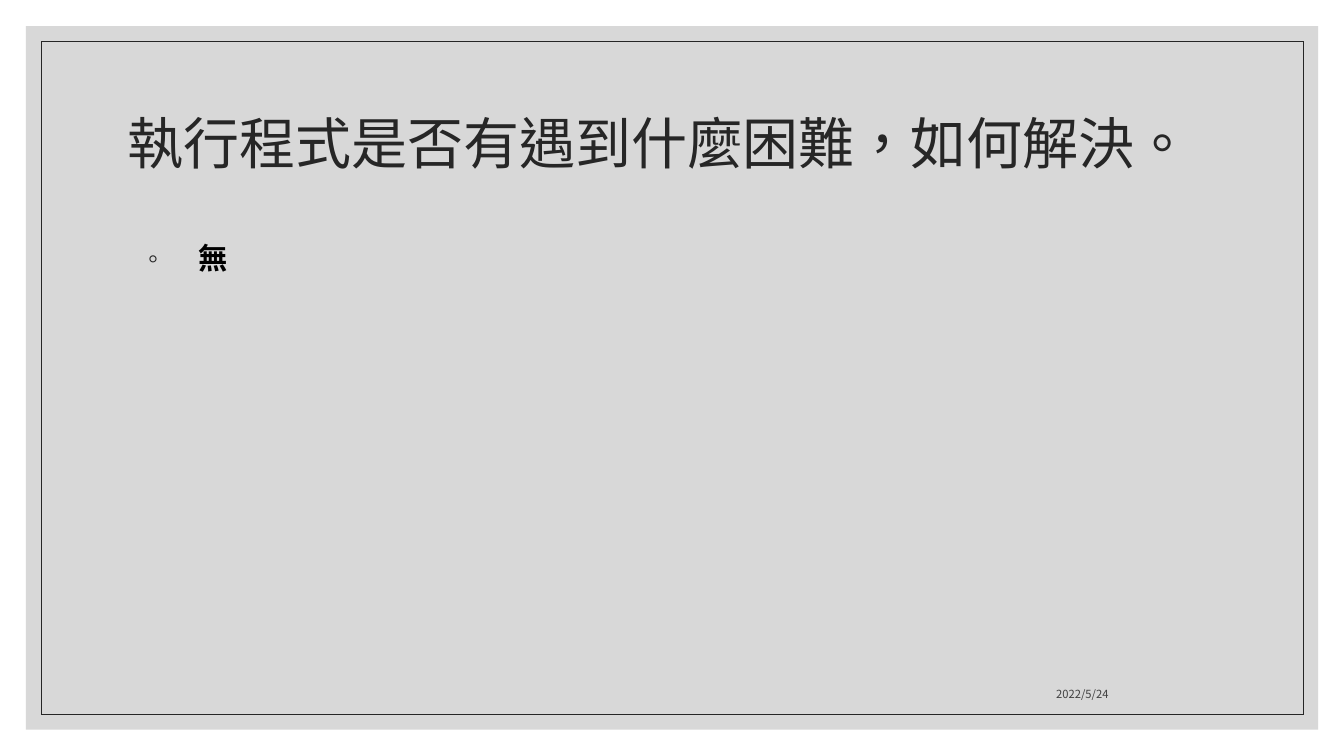
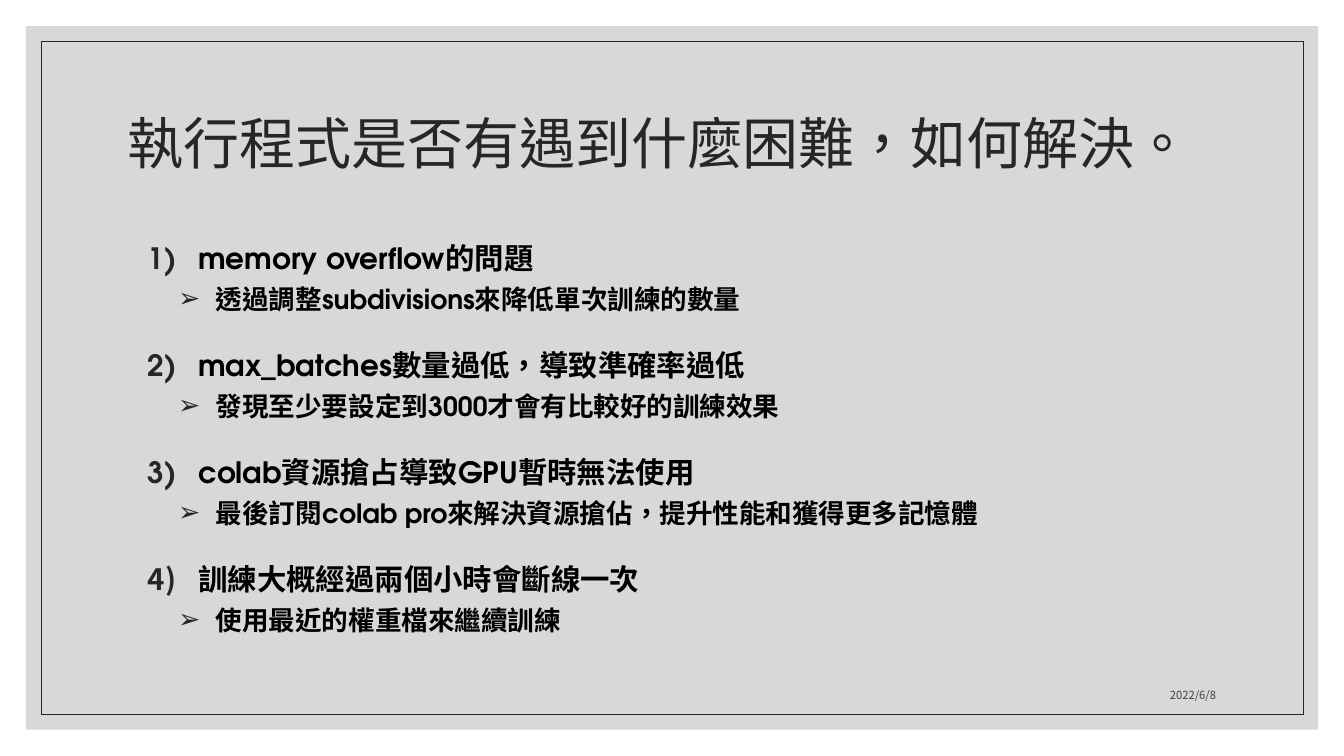
Before and after one commit to ShiRu19/MTA_Project, a slide deck: slide 12 of Project_2/report/Project2_第7組_小組報告.pptx (slide 8 before the commit). Drawn at 1344x756 pixels with LibreOffice and Linux fonts; fonts in the diff are those of the drawing. Boxes give left, top, right and bottom in pixels: in the first picture for what was removed or moved away, otherwise in the second. Text is boxed around its words. In the diff, an @@ line names an element or a change of style, - is before the commit and + after.

```diff
--- a/Project_2/report/Project2_第7組_小組報告.pptx
+++ b/Project_2/report/Project2_第7組_小組報告.pptx
@@ text at (198,244,978,633): text changed; size 21 to 19 pt @@
-◦ 無
+1) memory overflow的問題
+  ➢ 透過調整subdivisions來降低單次訓練的數量
+2) max_batches數量過低，導致準確率過低
+  ➢ 發現至少要設定到3000才會有比較好的訓練效果
+3) colab資源搶占導致GPU暫時無法使用
+  ➢ 最後訂閱colab pro來解決資源搶佔，提升性能和獲得更多記憶體
+4) 訓練大概經過兩個小時會斷線一次
+  ➢ 使用最近的權重檔來繼續訓練
@@ text at (1170,690,1216,701): text changed @@
-2022/5/24
+2022/6/8
```
Also in this commit, not shown: 4 other slides changed, 9 slides added, 5 slides removed, 2 other files.
